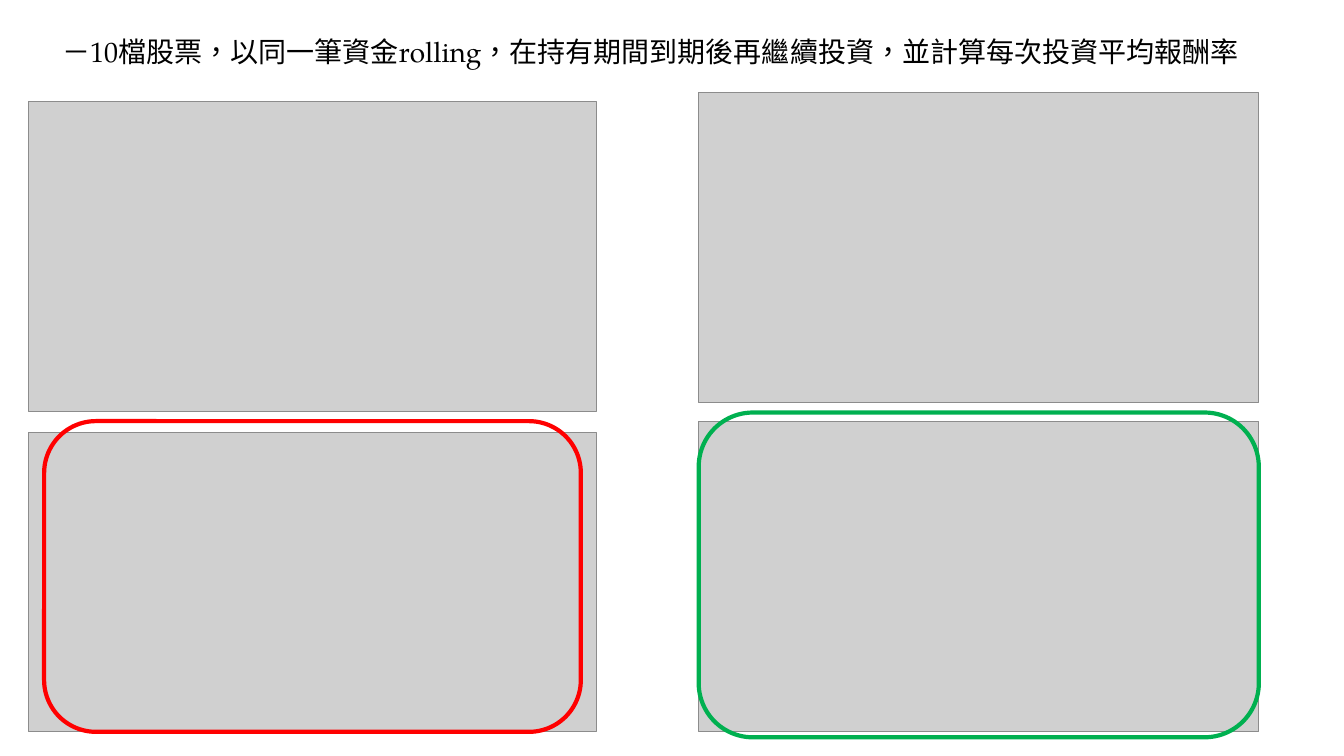
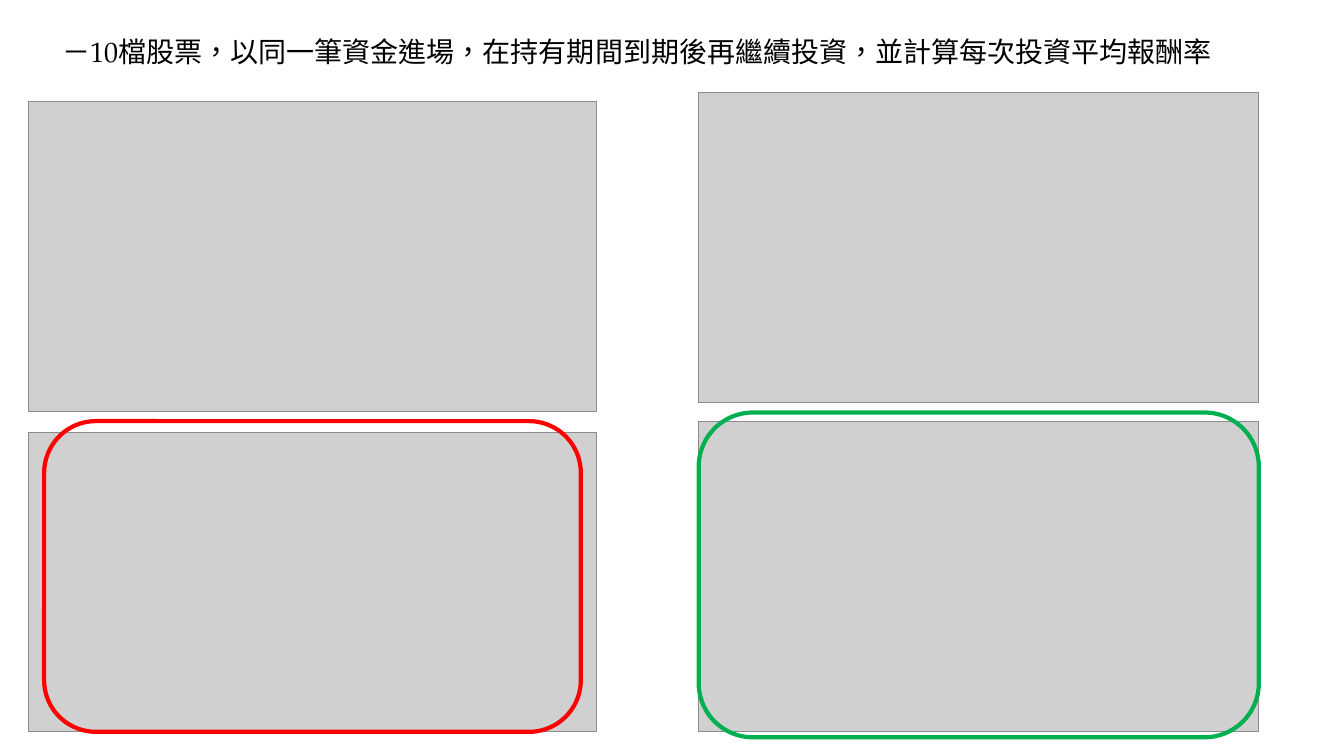
Before and after one commit to Garlylin/data, a slide deck: slide 18 of 強勢股vs.pptx. Drawn at 1344x756 pixels with LibreOffice and Linux fonts; fonts in the diff are those of the drawing; grey boxes stand for pictures. Boxes give left, top, right and bottom in pixels: in the first picture for what was removed or moved away, otherwise in the second. Text is boxed around its words. In the diff, an @@ line names an element or a change of style, - is before the commit and + after.

```diff
--- a/強勢股vs.pptx
+++ b/強勢股vs.pptx
@@ text at box(62, 38, 1212, 65): text changed @@
-－10檔股票，以同一筆資金rolling，在持有期間到期後再繼續投資，並計算每次投資平均報酬率
+－10檔股票，以同一筆資金進場，在持有期間到期後再繼續投資，並計算每次投資平均報酬率
```
Also in this commit, not shown: 8 other slides changed, 15 other files.
